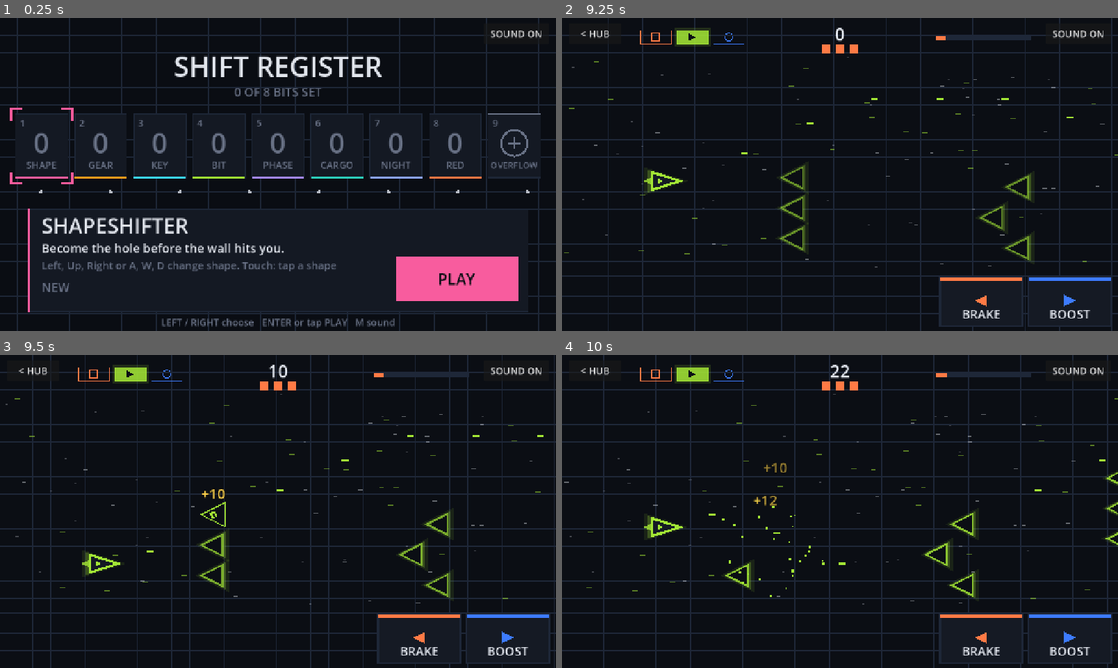
Above: before the commit, frames 1-4 (two rows, left to right).
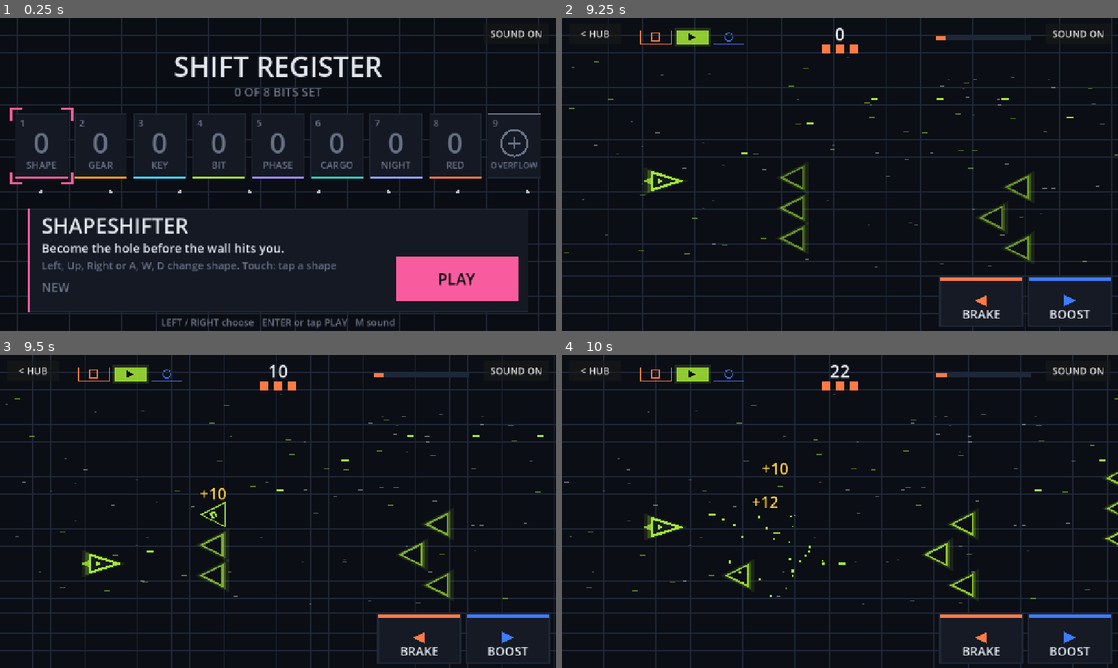
Above: after the commit, the same moments.

Repository: iladin/game-off-2026
Game: Godot game, scene res://main.tscn
Two runs of this game, one before a commit and one after it. Both use one fixed random seed, a clock stepped at 60 frames per second and the inputs below.
Inputs (mouse positions are in pixels of both pictures, inside the frame that each line leads up to):
- Up to frame 1 (0.25 s): no input
- Up to frame 2 (9.25 s): tap Enter (ui_accept) at 0.5, 0.77, 3.5, 7.52 s; move the mouse to (962, 158) at 0.52 s; hold Right (ui_right) 0.53-1.25 s; tap Space at 0.6 s; click (962, 158) at 0.67 s; click "< HUB" at 1.25 s; click "SOUND ON" at 2 s; click "SOUND OFF" at 2.75 s; drag from (728, 190) to (812, 237) at 3.52 s; click "SOUND ON" at 4.25 s; click "SOUND OFF" at 5 s; move the mouse to (895, 105) at 5.77 s; hold Right (ui_right) 5.78-6.5 s; tap 2 at 5.85 s; click (895, 105) at 5.92 s; drag from (812, 237) to (673, 127) at 6.52 s; move the mouse to (1006, 221) at 7.27 s; hold Left (ui_left) 7.28-8 s; tap Keypad Enter at 7.35 s; click (1006, 221) at 7.42 s; drag from (673, 127) to (756, 96) at 8.02 s; move the mouse to (867, 174) at 8.77 s; hold Down from 8.78 s (still down); tap X at 8.85 s; click (867, 174) at 8.92 s
- Up to frame 3 (9.5 s): keep holding Down
- Up to frame 4 (10 s): release Down at 9.5 s; drag from (756, 433) to (728, 527) at 9.52 s

Frames 1-2 are identical in both runs. In frame 3, less than 0.1% of the frame differs, in the area x 35-41%, y 42-47%; in frame 4, 0.2%, in the area x 34-41%, y 34-49%.

Commit message:
Red Shift: brighter kill popups (T-0048)
"+N" popups now go through a game-side _popup() with Juice.popup's shape
and rise but a later fade: GOOD at full alpha until 0.55 s, gone by
0.9 s, 36 px, opaque 10 px outline, z 50. The DODGE popup uses it too.
T-0040's HUD clamp (R.popup_pos) wraps both; POPUP_MIN_Y follows the
new size. Constants live in rules.gd and the selftest ties them to
game.gd and to Juice's 70 px rise. DESIGN.md juice row updated.

accept:
- popups read clearly at peak (GOOD full alpha, later fade): PASS
  (SHIFT_QA="--rstart=40" ./scripts/shots.sh redshift 300 540; QA viewed).
- selftest ties R.POPUP_RISE/POPUP_SIZE to the values used: PASS
  (SELFTEST OK; source checks, Juice rise 70).
- popups stay below the HUD: PASS (labels at y >= ~115, HUD <= 70; clamp kept).
- check.sh redshift: PASS (Producer and QA re-ran).
Limitation: two kills close together still overlap their popups.

Studio run R0015.

Co-Authored-By: Claude Opus 5.5 <noreply@anthropic.com>
Claude-Session: https://claude.ai/code/session_016YmgZimG2KQYu492wnKWxn

Diff:
--- a/games/redshift/game.gd
+++ b/games/redshift/game.gd
@@ -104,6 +104,27 @@
 	return R.popup_pos(p)
 
 
+# Same shape as Juice.popup (shared/ is read-only for this game) but holds full alpha longer
+# and uses a thicker outline so it reads against the grid. Sizes and rise come from Rules.
+func _popup(pos: Vector2, text: String, color: Color) -> void:
+	var label := Label.new()
+	label.text = text
+	label.add_theme_font_size_override("font_size", int(R.POPUP_SIZE))
+	label.add_theme_color_override("font_color", color)
+	label.add_theme_color_override("font_outline_color", Color(0, 0, 0, 1.0))
+	label.add_theme_constant_override("outline_size", 10)
+	label.position = pos - Vector2(60, R.POPUP_SIZE)
+	label.custom_minimum_size = Vector2(120, 0)
+	label.horizontal_alignment = HORIZONTAL_ALIGNMENT_CENTER
+	label.mouse_filter = Control.MOUSE_FILTER_IGNORE
+	label.z_index = 50
+	add_child(label)
+	var t := label.create_tween().set_parallel(true)
+	t.tween_property(label, "position:y", label.position.y - R.POPUP_RISE, R.POPUP_LIFE).set_ease(Tween.EASE_OUT).set_trans(Tween.TRANS_CUBIC)
+	t.tween_property(label, "modulate:a", 0.0, R.POPUP_LIFE - R.POPUP_FADE_DELAY).set_delay(R.POPUP_FADE_DELAY)
+	t.chain().tween_callback(label.queue_free)
+
+
 func _process(dt: float) -> void:
 	anim += dt
 	queue_redraw()
@@ -306,7 +327,7 @@
 		Synth.sfx("coin", pow(2.0, mini(sbf, 12) / 12.0))
 		n_sfx += 2
 		Juice.burst(self, kd.pos, D.BAND_COL[kd.band], 14)
-		Juice.popup(self, _popup_pos(kd.pos - Vector2(0, 30)), "+%d" % kd.pts, D.GOOD, 32)
+		_popup(_popup_pos(kd.pos - Vector2(0, 30)), "+%d" % kd.pts, D.GOOD)
 		if kd.heavy:
 			Juice.flash(Color(D.INK, 0.15), 0.1)
 			Juice.shake(10.0)
@@ -325,7 +346,7 @@
 			tint_t = 0.2
 			Juice.shake(4.0)
 			Synth.sfx("miss", rng.randf_range(0.92, 1.08))
-			Juice.popup(self, _popup_pos(Vector2(R.SHIP_X, run.ship_y - 40.0)), "DODGE", D.DIM, 32)
+			_popup(_popup_pos(Vector2(R.SHIP_X, run.ship_y - 40.0)), "DODGE", D.DIM)
 		else:
 			lives -= 1
 			life_flash_t = 0.4
--- a/games/redshift/rules.gd
+++ b/games/redshift/rules.gd
@@ -16,8 +16,10 @@
 # Juice.popup: label top = pos.y - size, then rises POPUP_RISE over its life. The HUD owns y < HUD_BOTTOM.
 const POPUP_MIN_X := 170.0  # clear of the left HUD and the SOUND corner
 const POPUP_MAX_X := 1090.0
-const POPUP_SIZE := 32.0
+const POPUP_SIZE := 36.0  # game.gd _popup() uses these, so the clamp below matches what is drawn
 const POPUP_RISE := 70.0
+const POPUP_LIFE := 0.9
+const POPUP_FADE_DELAY := 0.55  # full alpha until here, then fade over the rest
 const HUD_BOTTOM := 64.0
 const POPUP_MIN_Y := HUD_BOTTOM + POPUP_RISE + POPUP_SIZE + 2.0  # 168: final label top = 66
 const SHIP_Y0 := 340.0
--- a/games/redshift/selftest.gd
+++ b/games/redshift/selftest.gd
@@ -116,6 +116,13 @@
 		_t(pp.y - R.POPUP_SIZE - R.POPUP_RISE >= R.HUD_BOTTOM, "popup top clear of HUD y=%s" % py)
 		_t(pp.x == R.POPUP_MIN_X and R.popup_pos(Vector2(2000, py)).x == R.POPUP_MAX_X, "popup x clamp")
 	_t(R.popup_pos(Vector2(500, 400)) == Vector2(500, 400), "popup unclamped passthrough")
+	# popup constants must be the ones game.gd draws with and the ones Juice.popup rises by
+	var src := FileAccess.get_file_as_string("res://games/redshift/game.gd")
+	var jsrc := FileAccess.get_file_as_string("res://shared/juice.gd")
+	_t(src.contains("R.POPUP_SIZE") and src.contains("R.POPUP_RISE") and src.contains("R.POPUP_FADE_DELAY"), "game.gd popup uses R constants")
+	_t(not src.contains("Juice.popup("), "game.gd has no second popup path")
+	_t(jsrc.contains("position.y - %d.0" % int(R.POPUP_RISE)), "POPUP_RISE matches Juice.popup rise")
+	_t(R.POPUP_FADE_DELAY > 0.25 and R.POPUP_FADE_DELAY < R.POPUP_LIFE, "popup fades later than Juice default")
 	for f in fails:
 		printerr("SELFTEST FAIL: " + f)
 	if fails.is_empty():
Not shown, changed: games/redshift/DESIGN.md
